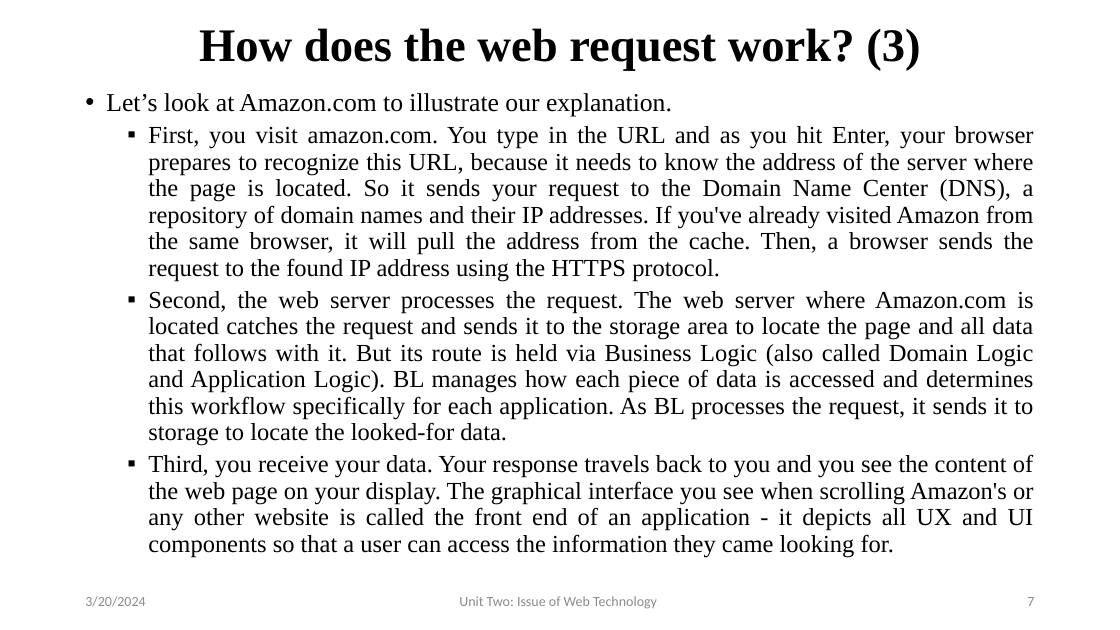
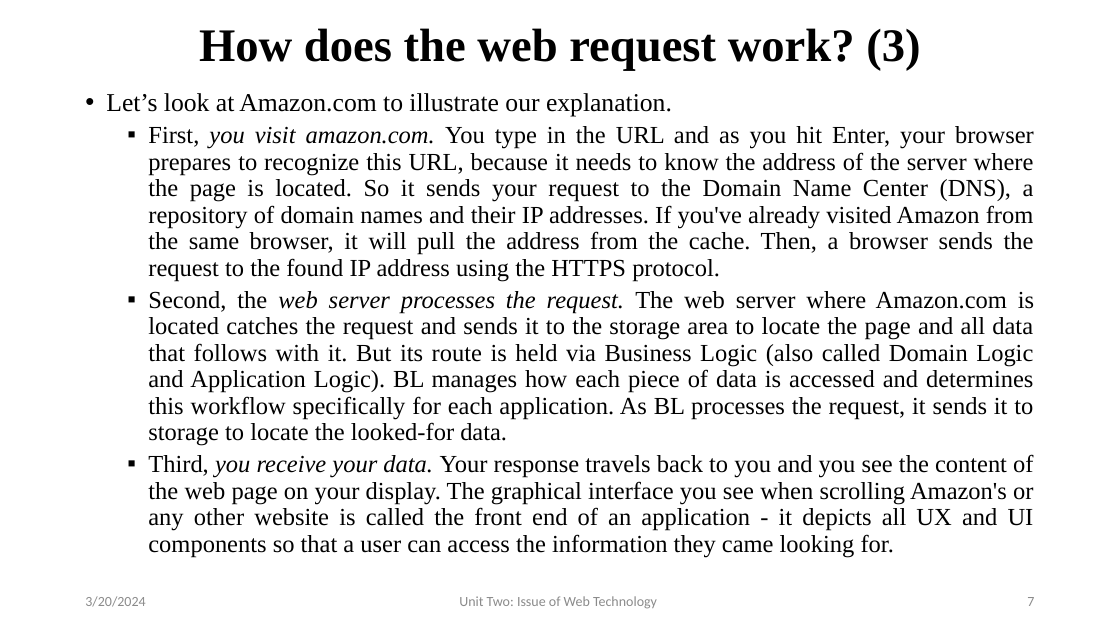
Before and after one commit to avinashmaskey22/BCA-3rd-WEB, a slide deck: slide 7 of Unit Two.pptx. Drawn at 1120x630 pixels with LibreOffice and Linux fonts; fonts in the diff are those of the drawing. Boxes give left, top, right and bottom in pixels: in the first picture for what was removed or moved away, otherwise in the second. Text is boxed around its words. In the diff, an @@ line names an element or a change of style, - is before the commit and + after.

```diff
--- a/Unit Two.pptx
+++ b/Unit Two.pptx
@@ text at [148, 126, 1034, 557]: italic on in "you visit amazon.com.", "web server processes the request.", "you receive your data." @@
```
Also in this commit, not shown: 6 other slides changed, 2 other files.
